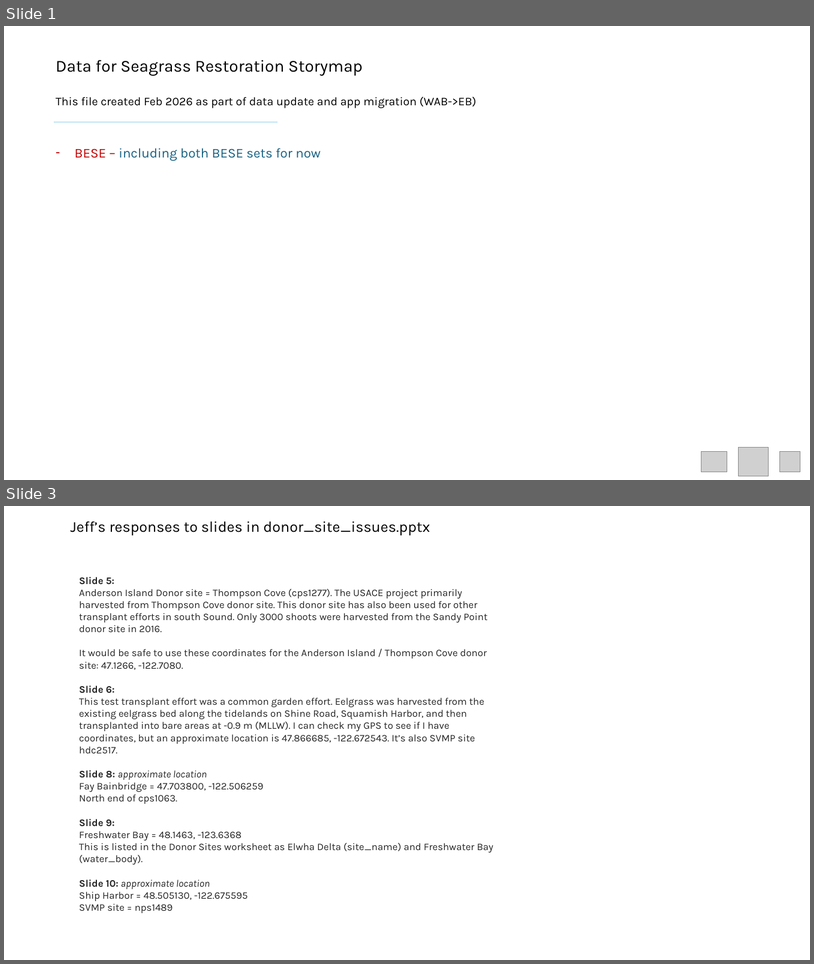
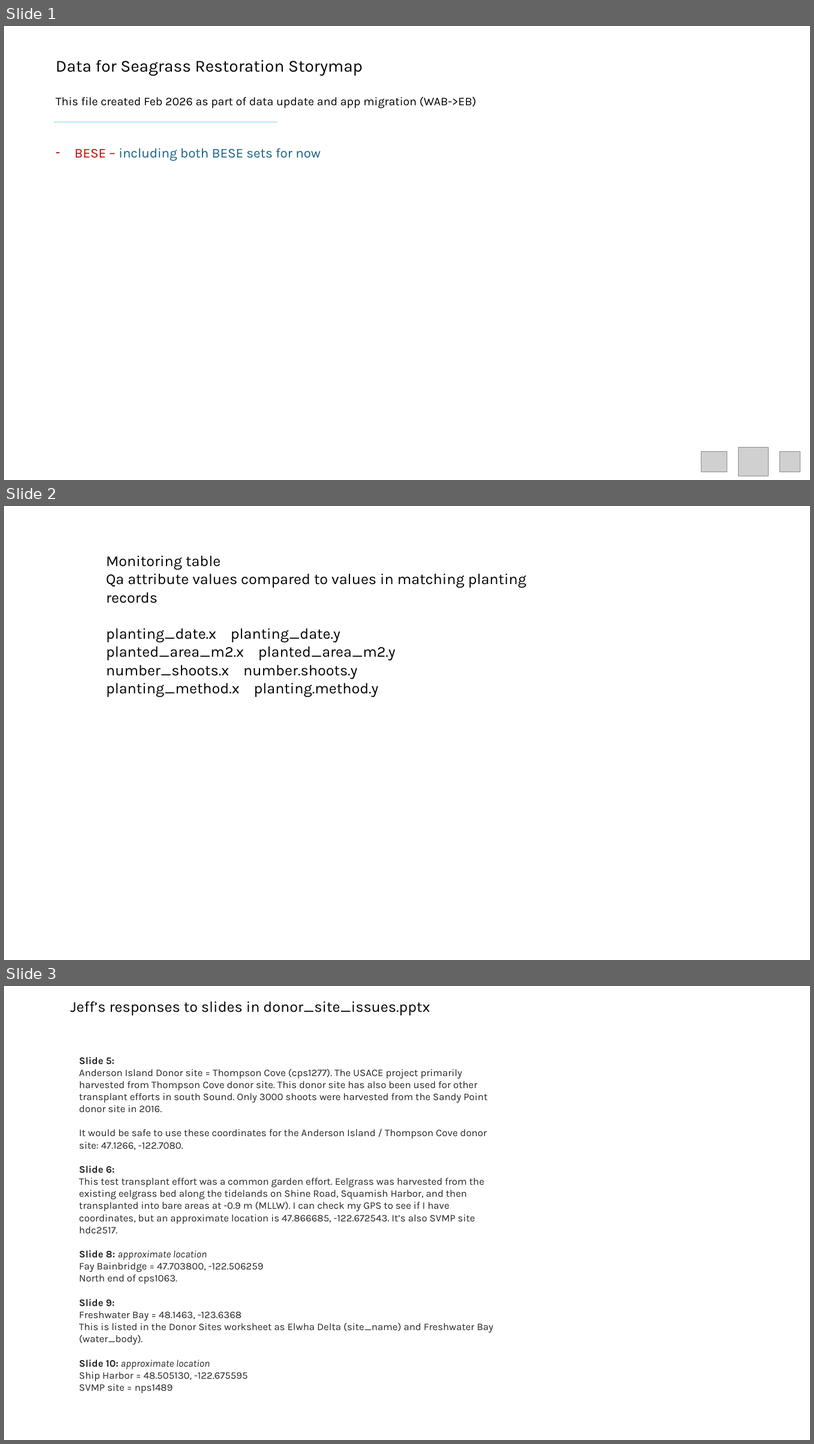
Before and after one commit to WA-Nearshore/seagrass-restoration-processing, a slide deck: docs/seagrass_restoration_storymap_notes.pptx. Shown one above the other, each under a label of ours: slides 1 and 3 before the commit, slides 1, 2 and 3 after it; the slides between them are not shown. The pictures are 814x964 and 814x1444 pixels, drawn with LibreOffice and Linux fonts; fonts in the diff are those of the drawing; grey boxes stand for pictures. Boxes give left, top, right and bottom in pixels: in the first picture for what was removed or moved away, otherwise in the second. Text is boxed around its words. In the diff, an @@ line names an element or a change of style, - is before the commit and + after.

Commit message:
Verifying monitoring attributes.

```diff
--- a/docs/seagrass_restoration_storymap_notes.pptx
+++ b/docs/seagrass_restoration_storymap_notes.pptx
@@ slide 2 added at [4,506,810,960], background #FFFFFF @@
@@ text added at [106,555,527,697], 18 pt, text #000000 @@
+Monitoring table
+Qa attribute values compared to values in matching planting records
+planting_date.x planting_date.y
+planted_area_m2.x planted_area_m2.y
+number_shoots.x number.shoots.y
+planting_method.x planting.method.y
```
Also in this commit, not shown: 3 slides changed, 2 other slides added, 2 slides removed, 8 other files.
